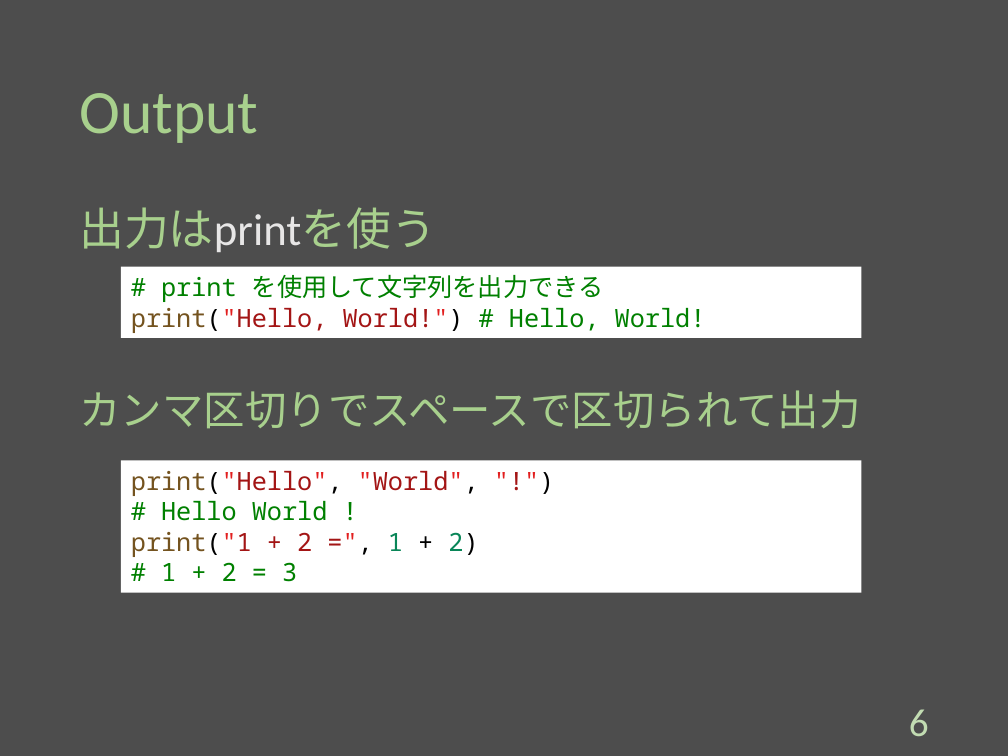
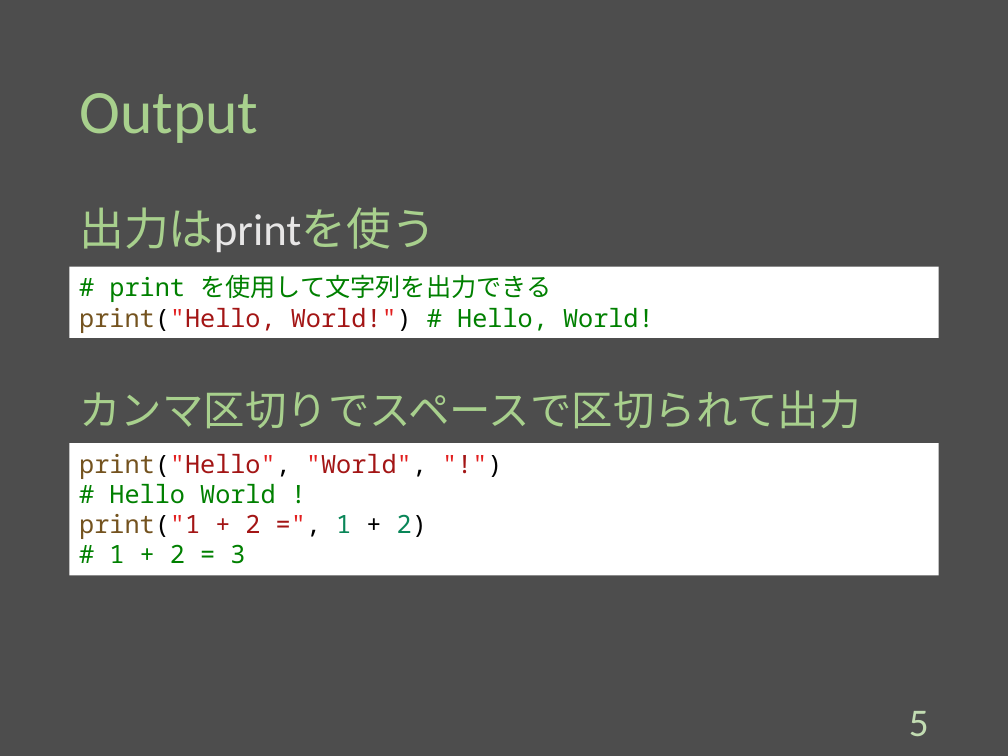
Before and after one commit to Melbeck777/program_seminar, a slide deck: slide 6 of ProgramSlide.pptx (slide 7 before the commit). Drawn at 1008x756 pixels with LibreOffice and Linux fonts; fonts in the diff are those of the drawing. Boxes give left, top, right and bottom in pixels: in the first picture for what was removed or moved away, otherwise in the second. Text is boxed around its words. In the diff, an @@ line names an element or a change of style, - is before the commit and + after.

```diff
--- a/ProgramSlide.pptx
+++ b/ProgramSlide.pptx
@@ rectangle "# print を使用して文字列を出力できる": place and size @@
-rectangle "# print を使用して文字列を出力できる" at (121, 267, 862, 339)
+rectangle "# print を使用して文字列を出力できる" at (70, 267, 938, 339)
@@ rectangle "print("Hello", "World", "!")": place and size @@
-rectangle "print("Hello", "World", "!")" at (121, 461, 862, 593)
+rectangle "print("Hello", "World", "!")" at (70, 444, 938, 576)
@@ page number at (909, 711, 929, 736): text changed @@
-6
+5
```
Also in this commit, not shown: 15 other slides changed, 1 slide removed.
